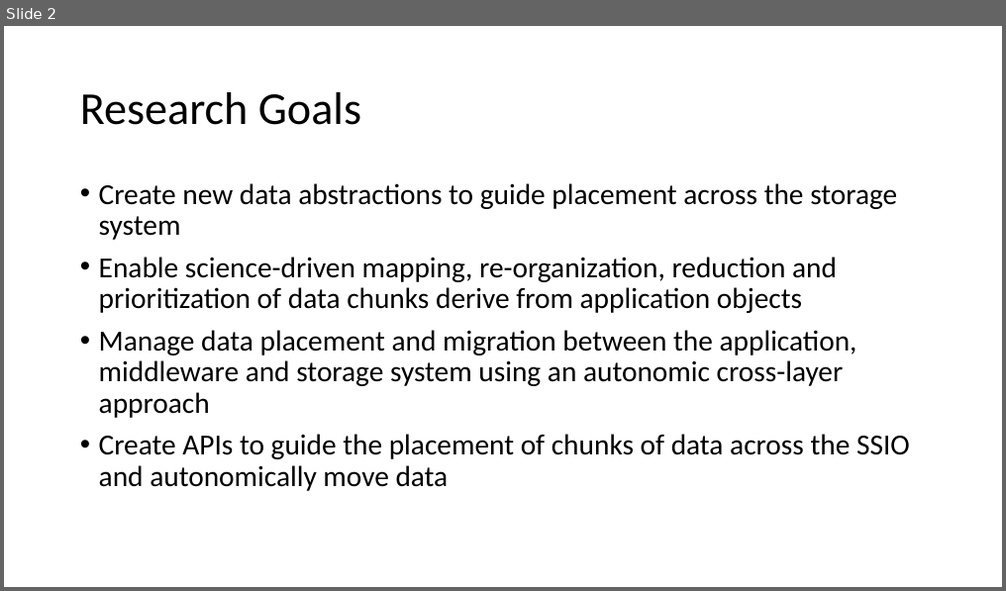
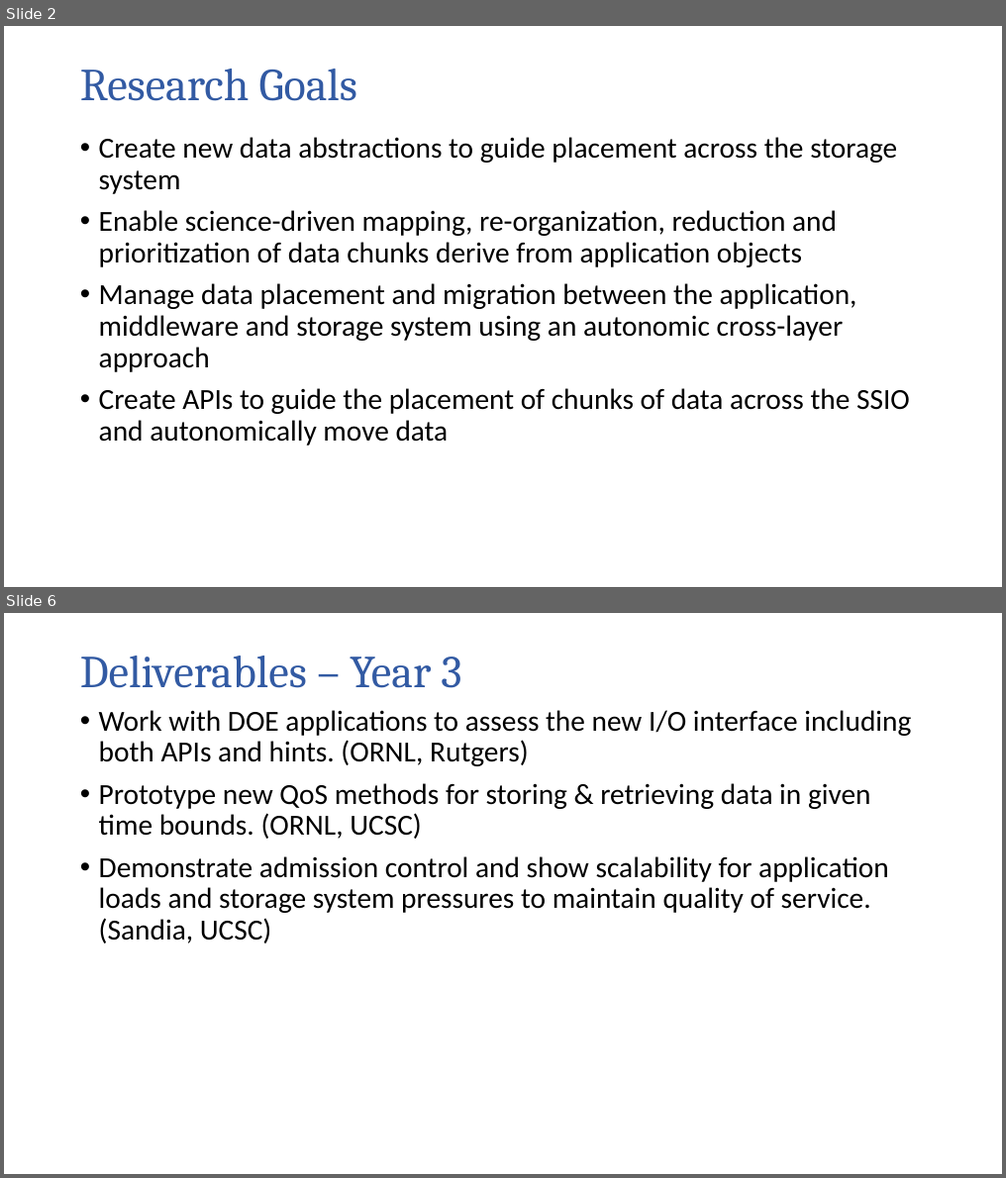
Before and after one commit to TPLink32/sirius, a slide deck: All-Hand-Meetings/AHM-10-14-2015/Presentations/SIRIUS_AHM-klasky.pptx. Shown one above the other, each under a label of ours: slide 2 before the commit, slides 2 and 6 after it; the slides between them are not shown. The pictures are 1006x591 and 1006x1178 pixels, drawn with LibreOffice and Linux fonts; fonts in the diff are those of the drawing; background and template pictures are left out. Boxes give left, top, right and bottom in pixels: in the first picture for what was removed or moved away, otherwise in the second. Text is boxed around its words. In the diff, an @@ line names an element or a change of style, - is before the commit and + after.

```diff
--- a/All-Hand-Meetings/AHM-10-14-2015/Presentations/SIRIUS_AHM-klasky.pptx
+++ b/All-Hand-Meetings/AHM-10-14-2015/Presentations/SIRIUS_AHM-klasky.pptx
@@ slide 6 added at [4,613,1002,1174], background #FFFFFF @@
@@ title added at [80,656,461,688], 44 pt, text #325AA3 @@
+Deliverables – Year 3
@@ text added at [99,710,911,944], 28 pt, text #000000 @@
+• Work with DOE applications to assess the new I/O interface including both APIs and hints. (ORNL, Rutgers)
+• Prototype new QoS methods for storing & retrieving data in given time bounds. (ORNL, UCSC)
+• Demonstrate admission control and show scalability for application loads and storage system pressures to maintain quality of service. (Sandia, UCSC)
@@ slide 2 changed as well @@
@@ title "Research Goals" at [80,69,357,101]: font Calibri to Cambria, text colour #000000 to #325AA3 @@
@@ text "Create new data abstractions to ...": place and size @@
-text "Create new data abstractions to ..." at [99,183,910,491]
+text "Create new data abstractions to ..." at [99,137,910,446]
```
Also in this commit, not shown: 1 other slide changed, 9 other slides added.
